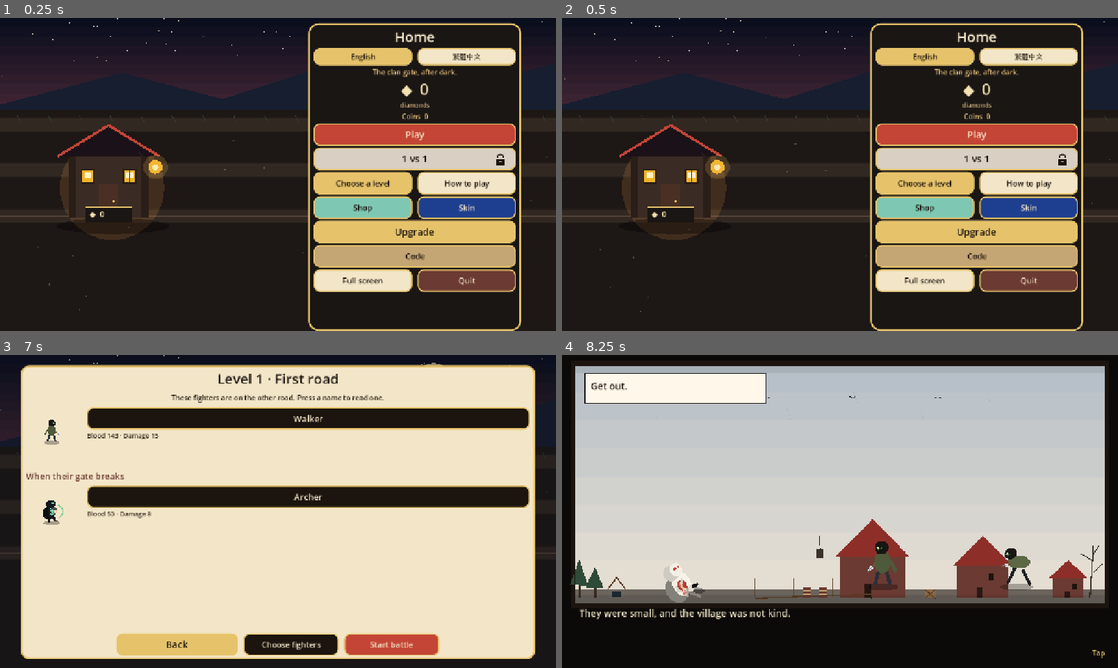
Above: before the commit, frames 1-4 (two rows, left to right).
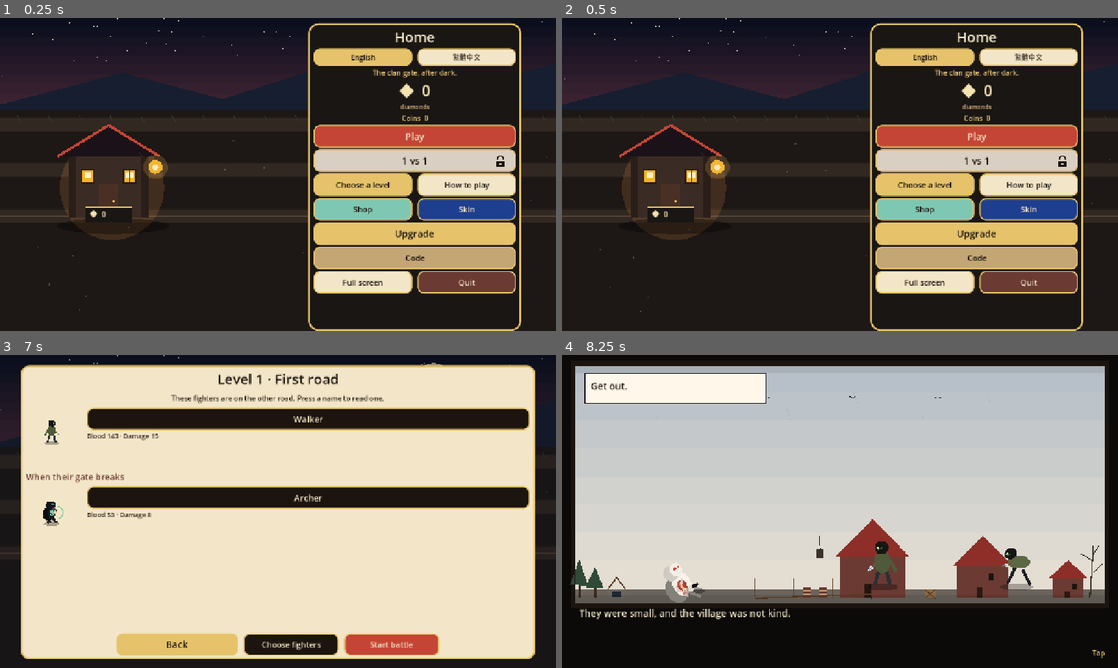
Above: after the commit, the same moments.

Repository: thomakhy025-code/n-vs-z
Game: Godot game, scene res://scenes/main.tscn
Two runs of this game, one before a commit and one after it. Both use one fixed random seed, a clock stepped at 60 frames per second and the inputs below.
Inputs (mouse positions are in pixels of both pictures, inside the frame that each line leads up to):
- Up to frame 1 (0.25 s): no input
- Up to frame 2 (0.5 s): no input
- Up to frame 3 (7 s): click "Play" at 0.5 s; click "1 First road Break their gate…" at 1.25 s; tap Enter (ui_accept) at 2, 2.27, 2.57, 4.25, 5, 5.27, 5.57, 5.75, 6.5 s; move the mouse to (400, 495) at 2.02 s; hold D (move_right) 2.03-2.75 s; hold J (sword) 2.03-2.75 s; click (400, 495) at 2.17 s; drag from (166, 527) to (250, 574) at 2.77 s; move the mouse to (333, 442) at 3.52 s; hold D (move_right) 3.53-4.25 s; hold J (sword) 3.53-4.25 s; tap 1 (slot1) at 3.6 s; drag from (250, 574) to (111, 464) at 4.27 s; move the mouse to (444, 558) at 5.02 s; hold A (move_left) 5.03-5.75 s; hold J (sword) 5.03-5.75 s; tap 3 (slot3) at 5.1 s; drag from (111, 464) to (194, 433) at 5.77 s; move the mouse to (305, 511) at 6.52 s; hold S (move_down) from 6.53 s (still down); hold J (sword) from 6.53 s (still down); tap 5 (slot5) at 6.6 s; click (305, 511) at 6.67 s
- Up to frame 4 (8.25 s): release S (move_down) at 7.25 s; release J (sword) at 7.25 s; click "Start battle" at 7.25 s; drag from (756, 433) to (728, 527) at 8.02 s

The runs differ from the first frame. In frame 1, 6.2% of the frame differs, in the area x 16-93%, y 4-89%; in frame 2, 6.2%; in frame 3, 3.8%; in frame 4, nothing differs.

Commit message:
Draw Traditional Chinese from a Noto Sans CJK fallback.
Labels used the theme font, which has no Han glyphs, so Godot drew hex boxes. The subset covers the dictionary, the story lines, and the language button.

Co-authored-by: Cursor <cursoragent@cursor.com>

Diff:
--- a/scripts/main.gd
+++ b/scripts/main.gd
@@ -293,6 +293,7 @@
 
 
 func _ready() -> void:
+	Tr.install()
 	mouse_filter = Control.MOUSE_FILTER_IGNORE
 	Engine.time_scale = 1.0
 	roster = Catalog.player_roster()
@@ -618,7 +619,6 @@
 	en.size_flags_horizontal = Control.SIZE_EXPAND_FILL
 	var zh := _menu_button("繁體中文", Color("e6c36a") if not en_on else Color("f3e6c8"), func() -> void: _choose_lang("zh"), 204, 16)
 	zh.custom_minimum_size = Vector2(204, 40)
-	zh.add_theme_font_override("font", Tr.cjk())
 	zh.size_flags_horizontal = Control.SIZE_EXPAND_FILL
 	row.add_child(en)
 	row.add_child(zh)
@@ -639,12 +639,8 @@
 
 
 func _apply_lang_font() -> void:
-	if Tr.lang == "zh":
-		var face := Tr.cjk()
-		if face != null:
-			add_theme_font_override("font", face)
-	else:
-		remove_theme_font_override("font")
+	Tr.install()
+	remove_theme_font_override("font")
 
 
 func _home_pair(left_text: String, left_color: Color, left_call: Callable, right_text: String, right_color: Color, right_call: Callable) -> HBoxContainer:
--- a/scripts/tr.gd
+++ b/scripts/tr.gd
@@ -1,10 +1,10 @@
 class_name Tr
 extends RefCounted
 
-const FONT_PATH := "res://fonts/NotoSansTC-Regular.ttf"
+const CJK_FONT: Font = preload("res://fonts/NotoSansTC-Regular.otf")
 
 static var lang: String = "en"
-static var _cjk: Font
+static var _installed: bool = false
 static var _cache: Dictionary = {}
 static var _pat_rx: Array[RegEx] = []
 static var _pat_zh: PackedStringArray = PackedStringArray()
@@ -581,20 +581,51 @@
 	_cache.clear()
 
 
+static func install() -> void:
+	if _installed:
+		return
+	var base: Font = ThemeDB.fallback_font
+	if base == null:
+		return
+	var theme: Theme = ThemeDB.get_default_theme()
+	if theme != null:
+		_attach(theme.default_font)
+		var types: PackedStringArray = theme.get_type_list()
+		for type_name in types:
+			var items: PackedStringArray = theme.get_font_list(type_name)
+			for item_name in items:
+				_attach(theme.get_font(item_name, type_name))
+	_attach(base)
+	_installed = true
+
+
+static func _attach(face: Font) -> void:
+	if face == null or face == CJK_FONT:
+		return
+	var chain: Array[Font] = []
+	var existing: Array = face.fallbacks
+	for item in existing:
+		var old: Font = item as Font
+		if old == null:
+			continue
+		if old == CJK_FONT:
+			return
+		chain.append(old)
+	chain.append(CJK_FONT)
+	face.fallbacks = chain
+
+
 static func cjk() -> Font:
-	if _cjk != null:
-		return _cjk
-	var loaded: Font = load(FONT_PATH) as Font
-	if loaded == null:
-		return ThemeDB.fallback_font
-	_cjk = loaded
-	return _cjk
+	install()
+	return CJK_FONT
 
 
 static func font() -> Font:
-	if lang != "zh":
-		return ThemeDB.fallback_font
-	return cjk()
+	install()
+	var base: Font = ThemeDB.fallback_font
+	if base == null:
+		return CJK_FONT
+	return base
 
 
 static func t(source: String) -> String:
Binary file added: fonts/NotoSansTC-Regular.otf
Not shown, changed: fonts/NotoSansTC-Regular.otf.import
Binary file removed: fonts/NotoSansTC-Regular.ttf
Not shown, changed: docs/index.pck
Not shown, added: docs/nvs-5310020.pck
